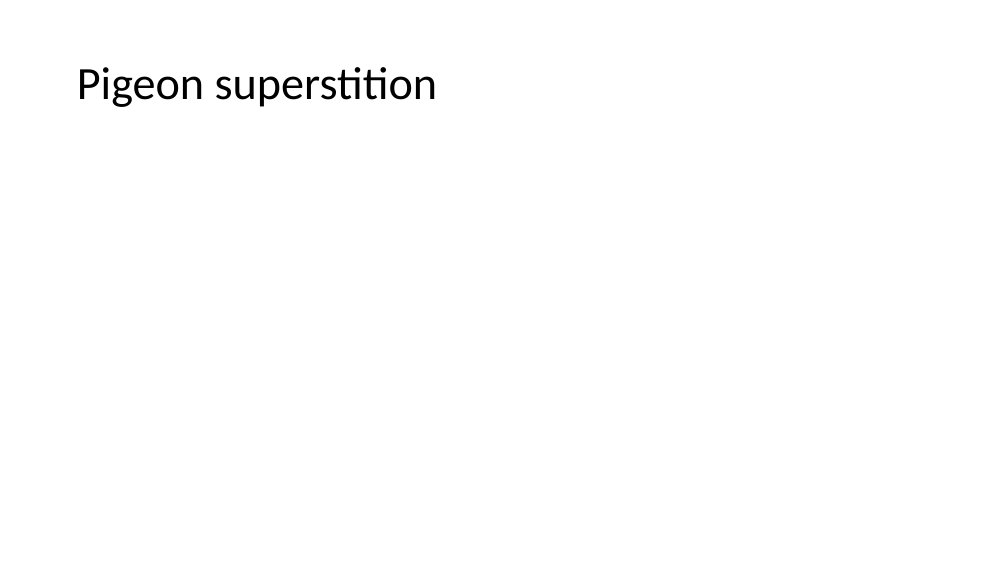
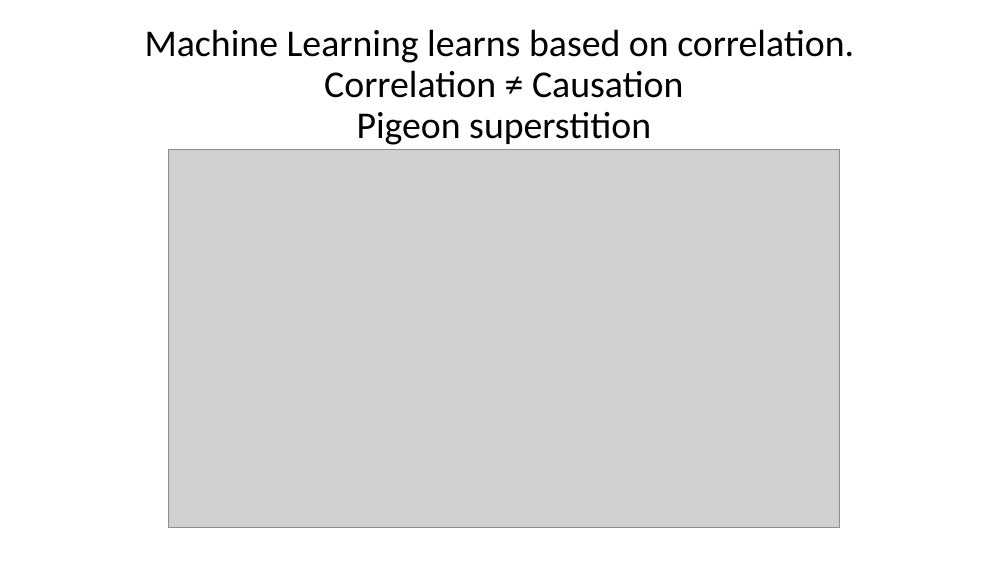
Before and after one commit to moayad-hsn/IndabaX-Sudan-2019, a slide deck: slide 16 of Intro to ML.pptx (slide 14 before the commit). Drawn at 1008x567 pixels with LibreOffice and Linux fonts; fonts in the diff are those of the drawing; grey boxes stand for pictures. Boxes give left, top, right and bottom in pixels: in the first picture for what was removed or moved away, otherwise in the second. Text is boxed around its words. In the diff, an @@ line names an element or a change of style, - is before the commit and + after.

Commit message:
added Pigeon supersition video

```diff
--- a/Intro to ML.pptx
+++ b/Intro to ML.pptx
@@ title at [145, 29, 854, 145]: text changed; size 44 to 36 pt @@
-Pigeon superstition
+Machine Learning learns based on correlation.
+Correlation ≠ Causation
+Pigeon superstition
@@ picture added at [168, 149, 840, 527] @@
```
Also in this commit, not shown: 5 other slides changed, 3 slides added, 1 slide removed.
